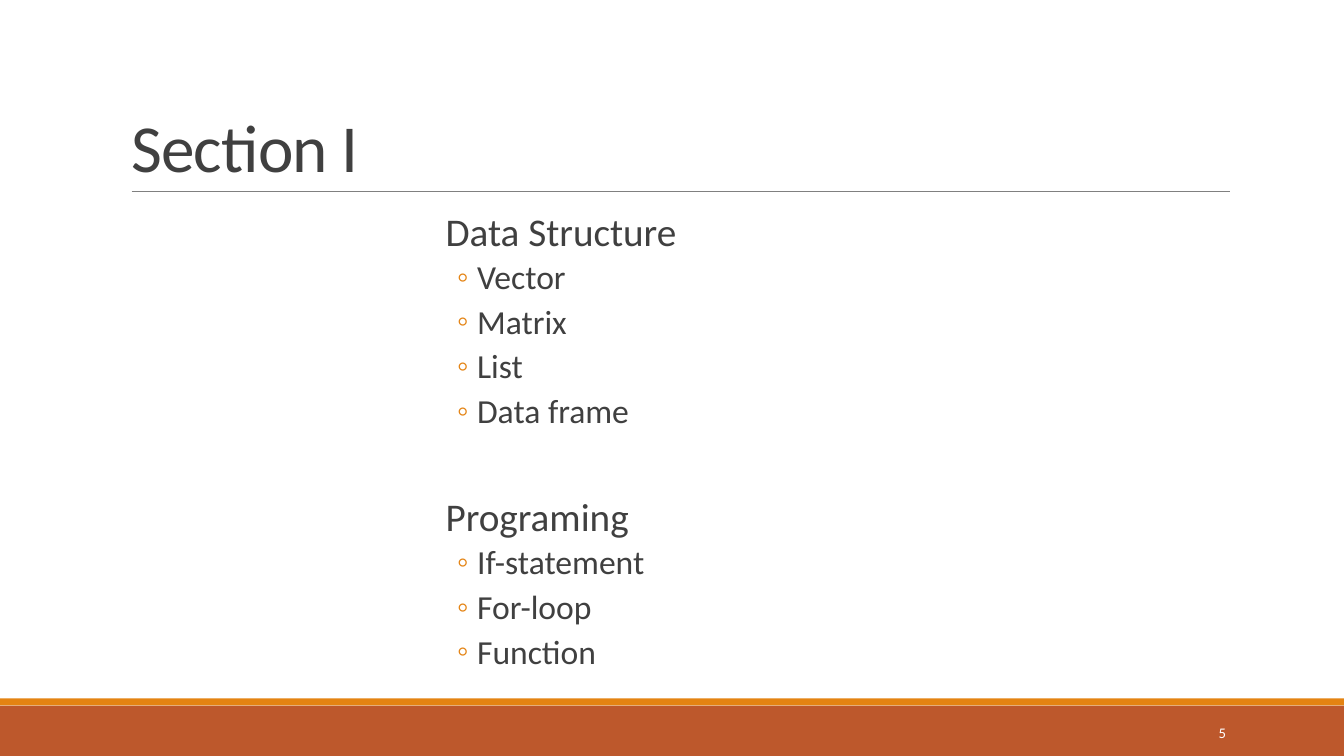
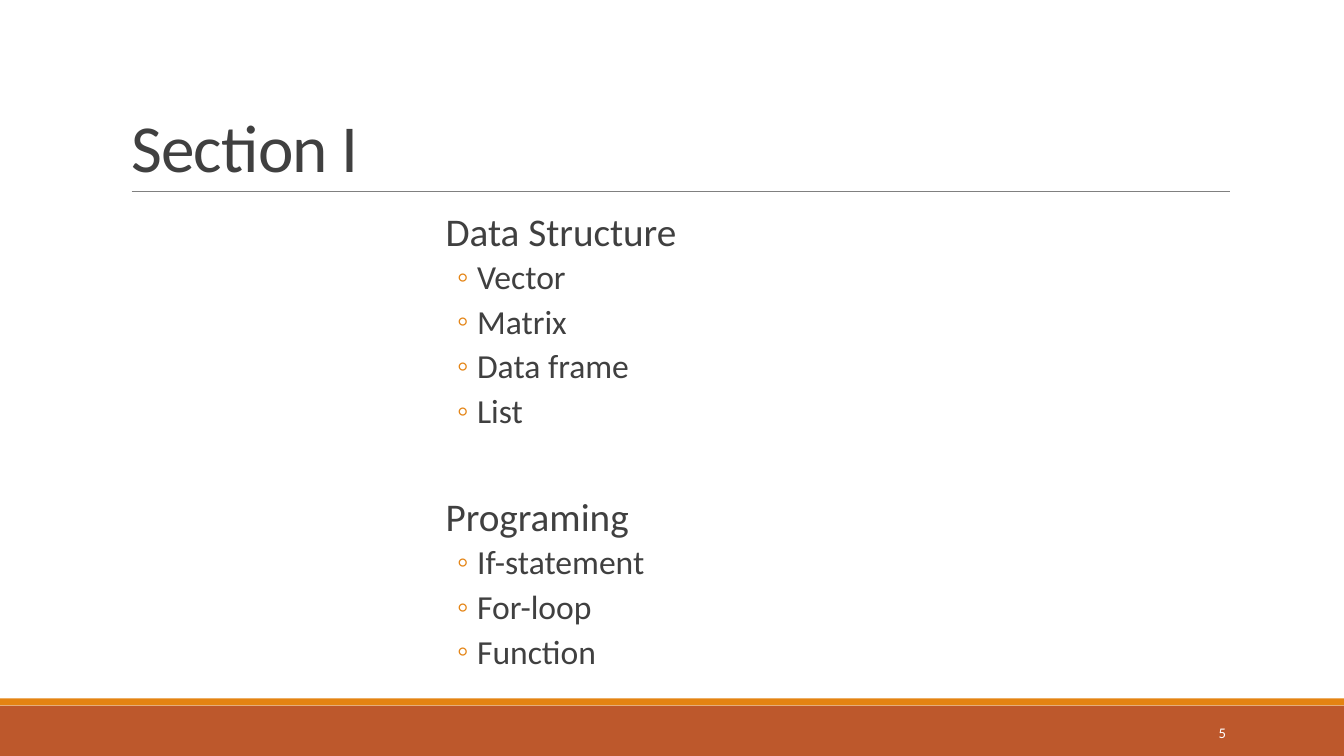
Before and after one commit to rainfireliang/COMM6320_IntroductionR, a slide deck: slide 5 of Introduction to R Programming and Data Analysis.pptx. Drawn at 1344x756 pixels with LibreOffice and Linux fonts; fonts in the diff are those of the drawing. Boxes give left, top, right and bottom in pixels: in the first picture for what was removed or moved away, otherwise in the second. Text is boxed around its words. In the diff, an @@ line names an element or a change of style, - is before the commit and + after.

```diff
--- a/Introduction to R Programming and Data Analysis.pptx
+++ b/Introduction to R Programming and Data Analysis.pptx
@@ text at (477, 355, 629, 379): paragraph added @@
+  ◦ Data frame
@@ text at (477, 400, 629, 424): paragraph removed @@
-  ◦ Data frame
```
Also in this commit, not shown: 3 other slides changed.
